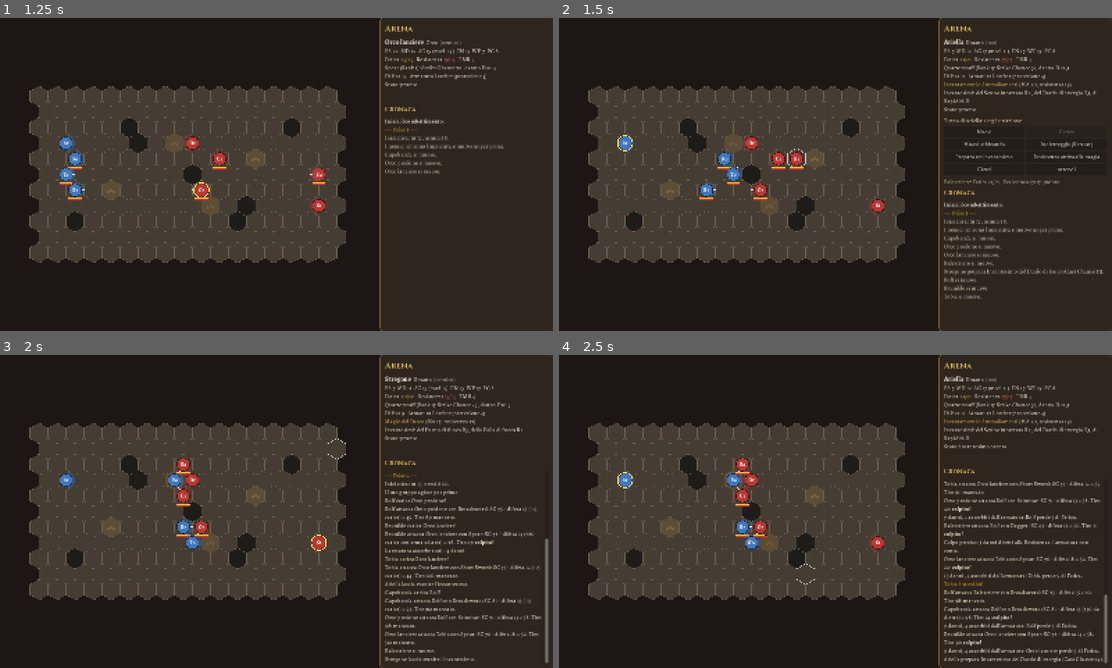
Above: before the commit, frames 1-4 (two rows, left to right).
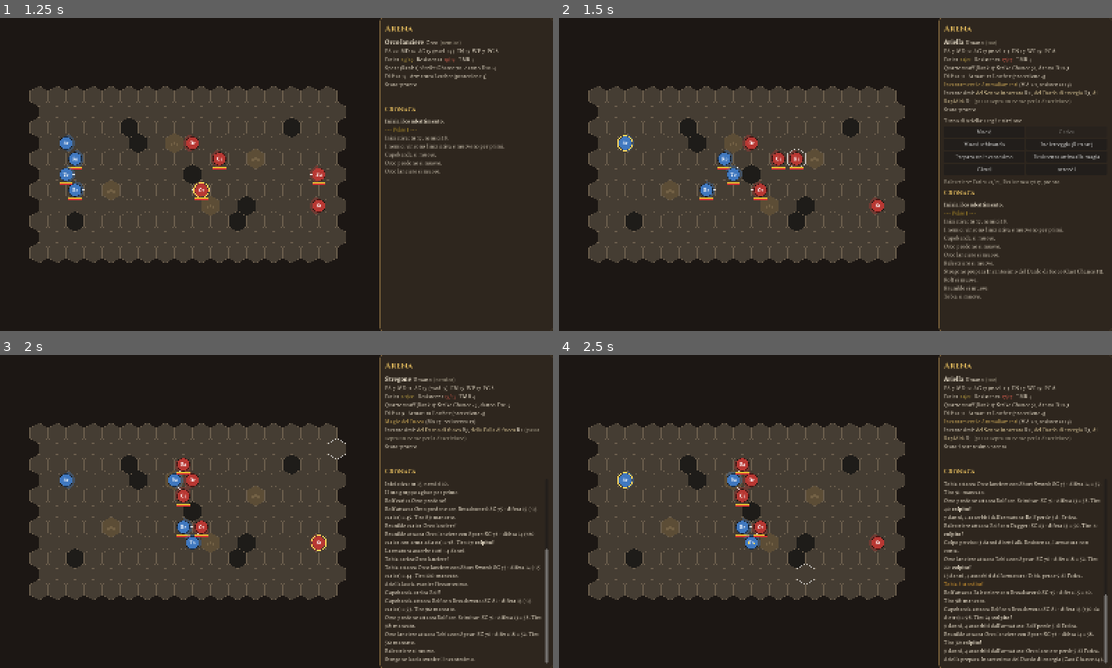
Above: after the commit, the same moments.

Repository: Tannoiser2/Dragonquest
Game: Godot game, scene res://tests/Screenshot.tscn
The game is run twice, just before and just after one commit, with the same random seed, the same clock (stepped at 60 frames per second) and the same inputs. This scene is started directly instead of the project's main scene.
Inputs (mouse positions are in pixels of both pictures, inside the frame that each line leads up to):
- Up to frame 1 (1.25 s): click "Magie del Fuoco (Elementali, …" at 0.5 s
- Up to frame 2 (1.5 s): drag from (747, 174) to (890, 105) at 1.27 s
- Up to frame 3 (2 s): no input
- Up to frame 4 (2.5 s): drag from (724, 527) to (807, 574) at 2.02 s

Frame 1 is identical in both runs. In frame 2, 0.1% of the frame differs, in the area x 75-97%, y 23-28%; in frame 3, 0.3%, in the area x 69-100%, y 23-63%; in frame 4, 0.1%.

Commit message:
Arena: descrizione italiana degli incantesimi nella scheda [pubblica]
I nomi degli incantesimi nella scheda sono collegamenti: passandoci sopra o
facendo clic si apre un riquadro con CC, Fatica, portata, durata, resistenza
e testo completo in italiano.

Co-Authored-By: Claude Opus 5.5 <noreply@anthropic.com>
Claude-Session: https://claude.ai/code/session_01KonsJhqvRHcsBgbYUAoVth

Diff:
--- a/scripts/main.gd
+++ b/scripts/main.gd
@@ -18,6 +18,9 @@
 var combat: Combat
 var vista: ArenaView
 var lbl_scheda: RichTextLabel
+var lbl_dettaglio: RichTextLabel
+var pannello_dettaglio: PanelContainer
+var figura_scheda: Fighter
 var box_azioni: VBoxContainer
 var log_arena: RichTextLabel
 var lbl_sotto: Label
@@ -208,6 +211,20 @@
 	lbl_scheda.bbcode_enabled = true
 	lbl_scheda.fit_content = true
 	lato.add_child(lbl_scheda)
+	lbl_scheda.meta_hover_started.connect(_mostra_dettaglio)
+	lbl_scheda.meta_clicked.connect(_mostra_dettaglio)
+	var vd := VBoxContainer.new()
+	lbl_dettaglio = RichTextLabel.new()
+	lbl_dettaglio.bbcode_enabled = true
+	lbl_dettaglio.scroll_active = true
+	lbl_dettaglio.custom_minimum_size.y = 150
+	vd.add_child(lbl_dettaglio)
+	var chiudi := bottone("Chiudi descrizione", func(): pannello_dettaglio.visible = false)
+	chiudi.size_flags_horizontal = Control.SIZE_SHRINK_END
+	vd.add_child(chiudi)
+	pannello_dettaglio = pannello(vd)
+	pannello_dettaglio.visible = false
+	lato.add_child(pannello_dettaglio)
 	box_azioni = VBoxContainer.new()
 	lato.add_child(box_azioni)
 	lbl_sotto = etichetta()
@@ -260,7 +277,32 @@
 		combat.passo()
 
 
+## Descrizione italiana completa di un incantesimo della figura in scheda.
+func _mostra_dettaglio(meta: Variant) -> void:
+	if figura_scheda == null or figura_scheda.collegio <= 0:
+		return
+	var v: Dictionary = Rules.voce_magica(figura_scheda.collegio, String(meta))
+	if v.is_empty():
+		return
+	var cod := String(meta)
+	var t := "[b][color=#d8b25a]%s  %s[/color][/b]  Rank %d\n" % [cod, v.get("nome", v["name"]), figura_scheda.rank_incantesimo(cod)]
+	var dati: Array[String] = ["CC %d" % figura_scheda.cast_chance(cod), "Fatica %d" % figura_scheda.costo_fatica(cod)]
+	if v.get("portata_it"):
+		dati.append("Portata: " + String(v["portata_it"]))
+	if v.get("durata_it"):
+		dati.append("Durata: " + String(v["durata_it"]))
+	if v.get("resistenza_it"):
+		dati.append("Resistenza: " + String(v["resistenza_it"]))
+	t += "[color=#bdb6a8]" + "   ".join(dati) + "[/color]\n" + String(v.get("testo_it", ""))
+	lbl_dettaglio.text = t
+	lbl_dettaglio.scroll_to_line(0)
+	pannello_dettaglio.visible = true
+
+
 func _mostra_scheda(f: Fighter) -> void:
+	if f != figura_scheda and pannello_dettaglio != null:
+		pannello_dettaglio.visible = false
+	figura_scheda = f
 	if f == null:
 		lbl_scheda.text = ""
 		return
@@ -273,10 +315,10 @@
 	if f.collegio > 0:
 		var nomi: Array = []
 		for codice in f.incantesimi_da_combattimento():
-			nomi.append("%s R%d" % [Magia.nome(f, codice).replace("Incantesimo ", ""), f.rank_incantesimo(codice)])
+			nomi.append("[url=%s][color=#e8d3a0]%s[/color][/url] R%d" % [codice, Magia.nome(f, codice).replace("Incantesimo ", ""), f.rank_incantesimo(codice)])
 		testo += "[color=#d8b25a]%s[/color] (MA %d, resistenza %d)%s\n" % [Rules.collegio(f.collegio)["nome"], f.ma_attuale(), f.wp_attuale(), "" if not f.ferro_freddo() else ", ferro freddo"]
 		if nomi.size() > 0:
-			testo += "Incantesimi: " + ", ".join(nomi) + "\n"
+			testo += "Incantesimi: " + ", ".join(nomi) + "  [color=#a89f8a](passa sopra un nome per la descrizione)[/color]\n"
 	if f.abilita.size() > 0:
 		var ab: Array = []
 		for id in f.abilita:
--- a/tests/screenshot.gd
+++ b/tests/screenshot.gd
@@ -45,6 +45,14 @@
 		await _attendi(2)
 	await _attendi(10)
 	_scatta("3_arena_mischia")
+	# scheda di un adept con la descrizione di un incantesimo aperta
+	for g in main.combat.figure:
+		if g.collegio > 0 and g.incantesimi_da_combattimento().size() > 0:
+			main._mostra_scheda(g)
+			main._mostra_dettaglio(g.incantesimi_da_combattimento()[0])
+			break
+	await _attendi(10)
+	_scatta("4_arena_magia")
 	get_tree().quit()
 
 
